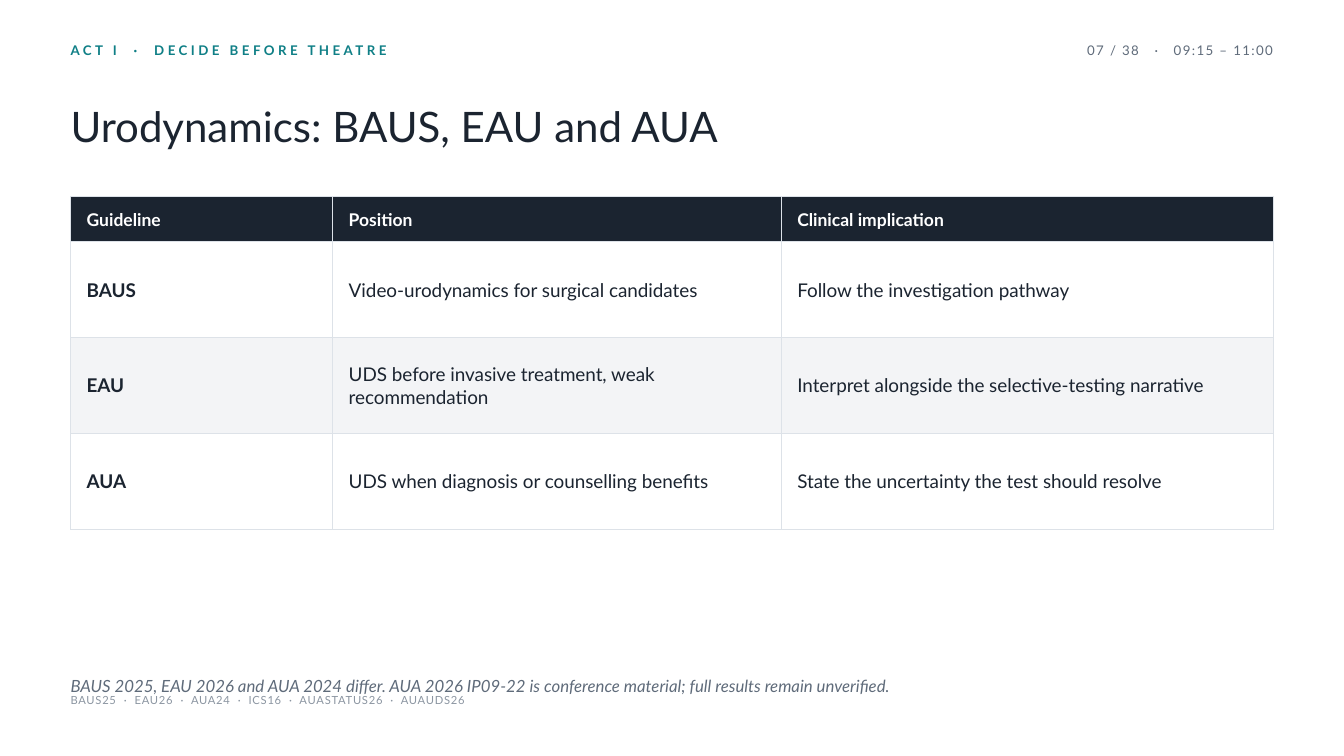
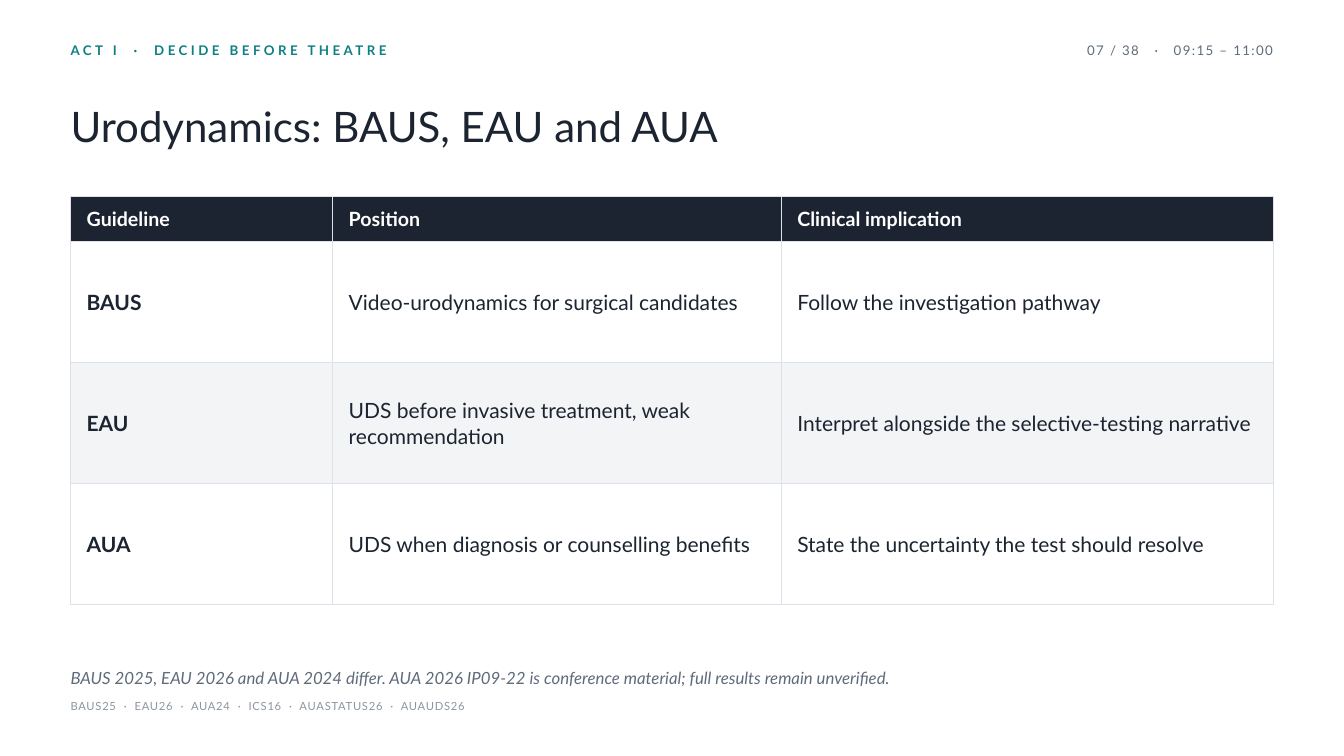
Before and after one commit to nityjr-ctrl/aus-presentation, a slide deck: slide 9 of presentation/AUS-teaching-deck.pptx. Drawn at 1344x756 pixels with LibreOffice and Linux fonts; fonts in the diff are those of the drawing. Boxes give left, top, right and bottom in pixels: in the first picture for what was removed or moved away, otherwise in the second. Text is boxed around its words. In the diff, an @@ line names an element or a change of style, - is before the commit and + after.

```diff
--- a/presentation/AUS-teaching-deck.pptx
+++ b/presentation/AUS-teaching-deck.pptx
@@ table at [71, 197, 1273, 560] @@
@@ size 12.5 to 14 pt in "Guideline", "Position", "Clinical implication" @@
@@ size 13.5 to 15 pt in "BAUS", "Video-urodynamics for surgical candidates", "Follow the investigation pathway", "EAU" and 5 more places @@
@@ text "BAUS 2025, EAU 2026 and ...": place and size @@
-text "BAUS 2025, EAU 2026 and ..." at [71, 679, 890, 694]
+text "BAUS 2025, EAU 2026 and ..." at [71, 671, 890, 686]
@@ text "BAUS25 · EAU26 · AUA24 ...": place and size @@
-text "BAUS25 · EAU26 · AUA24 ..." at [71, 696, 465, 704]
+text "BAUS25 · EAU26 · AUA24 ..." at [71, 702, 465, 710]
```
Also in this commit, not shown: 42 other slides changed, 6 other files.
